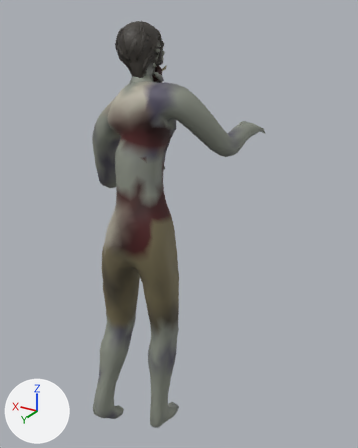
Before and after pictures for a commit that changed the glTF model assets/models/characters/zombie_walker_skinny.glb.
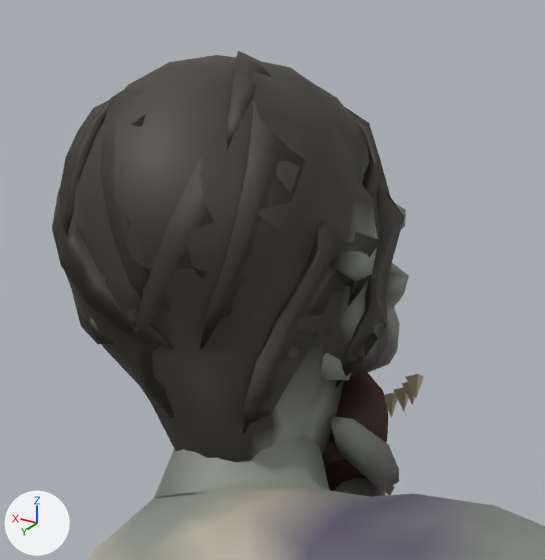
Each version appears first whole from a camera (50 mm lens) standing at (-1.12, 1.527, 1.857) and looking at (-0.042, -0.27, 0.959), and next in a close-up on the part from 30% to 51% of the width and 3% to 20% of the height. Lighting does not change. The marker at lower left points along +X, +Y and +Z. The older version's two pictures come first. Vertices at exactly the same position are counted once.

In view in the first close-up: 'Walker_Skinny'.
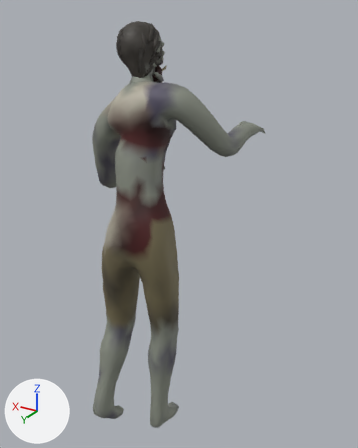
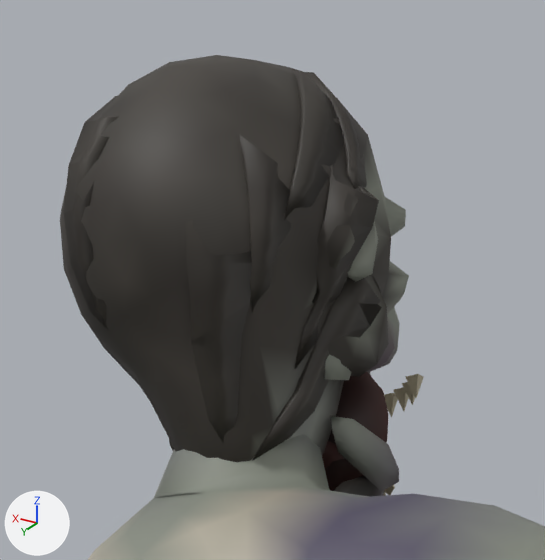
Location of each change, [x1, y1, x2, y2] in pixels of the close-ups (545 x 560 px; the box of a moved part takes in the faces that stretch with it):
'Walker_Skinny', reshaped: before [52, 51, 545, 560]; after [60, 55, 545, 560]
part 1 of me_walker_skinny, moved or reshaped: before [199, 101, 305, 351]; after [239, 134, 295, 313]
part 2 of me_walker_skinny, moved or reshaped: before [345, 107, 390, 306]; after [284, 68, 344, 220]
part 3 of me_walker_skinny, moved or reshaped: before [227, 51, 272, 150]; after [304, 72, 367, 189]
part 4 of me_walker_skinny, moved or reshaped: before [100, 90, 150, 298]; after [63, 96, 119, 330]
part 5 of me_walker_skinny, moved or reshaped (not visible afterwards): before [52, 187, 175, 350]
part 6 of me_walker_skinny, moved or reshaped (mostly hidden afterwards): before [71, 289, 115, 344]; after [169, 439, 174, 450]
part 7 of me_walker_skinny, moved or reshaped: before [60, 90, 404, 491]; after [185, 164, 388, 491]
part 8 of me_walker_skinny, recoloured: before [180, 119, 381, 387]; after [249, 73, 378, 312]

The change, as a list of edits to the scene's bpy script:
```text
Change me_walker_skinny:
    where me_walker_skinny.from_pydata(...)  # 2163 vertices, 4173 faces; spans x -0.32..0.33, y -0.63..0.2, z 0.0..1.82
    used by ob_walker_skinny; location = (0.0, 0.0, 0.0)
    me_walker_skinny part 1: the loose piece of 19 vertices spanning x 0.01..0.04, y -0.16..-0.09, z 1.67..1.8 is multiplied about its middle by the matrix ((0.688, -0.109, 0.098), (0.087, 0.682, 0.146), (-0.118, -0.131, 0.681)), then moved by (-0.01, 0.0, 0.0)
    me_walker_skinny part 2: the loose piece of 19 vertices spanning x -0.01..0.05, y -0.26..-0.16, z 1.7..1.79 is multiplied about its middle by the matrix ((0.795, 0.353, 0.39), (-0.363, 0.879, -0.056), (-0.38, -0.102, 0.868)), then moved by (0.01, 0.04, 0.03)
    me_walker_skinny part 3: the loose piece of 19 vertices spanning x 0.03..0.09, y -0.21..-0.11, z 1.77..1.82 is multiplied about its middle by the matrix ((0.726, -0.575, -0.332), (0.536, 0.798, -0.21), (0.392, -0.026, 0.902)), then moved by (-0.02, -0.04, -0.02)
    me_walker_skinny part 4: the loose piece of 19 vertices spanning x 0.06..0.12, y -0.14..-0.07, z 1.69..1.81 is multiplied about its middle by the matrix ((0.86, 0.374, 0.01), (-0.364, 0.831, 0.24), (0.087, -0.224, 0.907)), then moved by (0.02, 0.0, -0.01)
    me_walker_skinny part 5: the loose piece of 19 vertices spanning x 0.06..0.16, y -0.15..-0.07, z 1.68..1.79 is multiplied about its middle by the matrix ((0.525, 0.72, -0.034), (-0.684, 0.51, 0.26), (0.23, -0.127, 0.853)), then moved by (0.03, -0.06, 0.0)
    me_walker_skinny part 6: the loose piece of 19 vertices spanning x 0.09..0.17, y -0.2..-0.09, z 1.68..1.77 is multiplied about its middle by the matrix ((0.615, 0.383, 0.346), (-0.516, 0.473, 0.394), (-0.016, -0.524, 0.609)), then moved by (-0.01, -0.04, -0.06)
    me_walker_skinny part 7: 145 of 2163 vertices moved; they spanned x -0.02..0.14, y -0.25..-0.07, z 1.58..1.81 and now span x -0.02..0.16, y -0.28..-0.08, z 1.58..1.77; mean shift (0.0, -0.01, -0.01); largest move (0.11, -0.11, 1.79) -> (0.11, -0.27, 1.69)
    me_walker_skinny part 8: 29 kept faces spanning x -0.01..0.16, y -0.29..-0.08, z 1.65..1.81 get new vertex colours; the middle colour goes from dark grey #3e3933 to dark grey #3d3833
```
